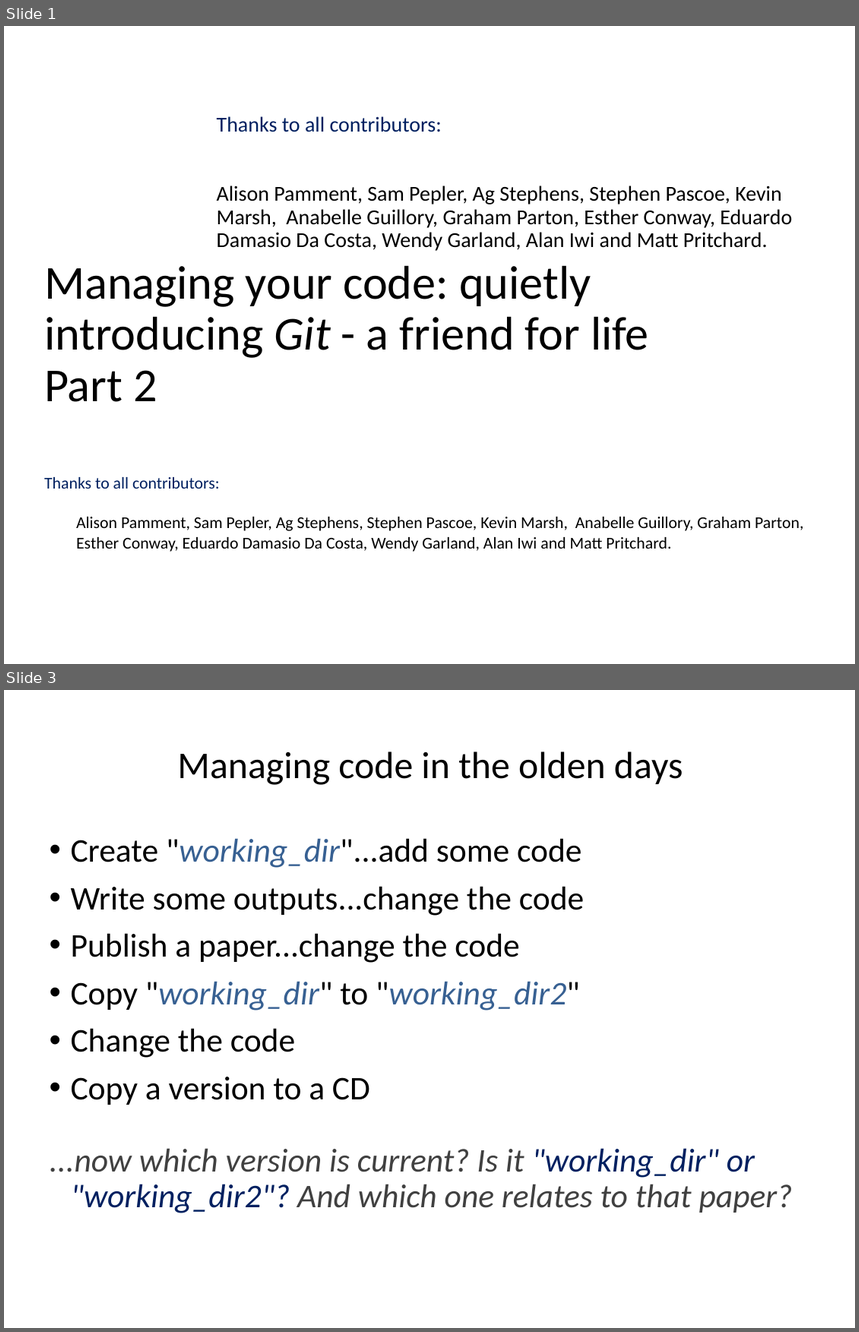
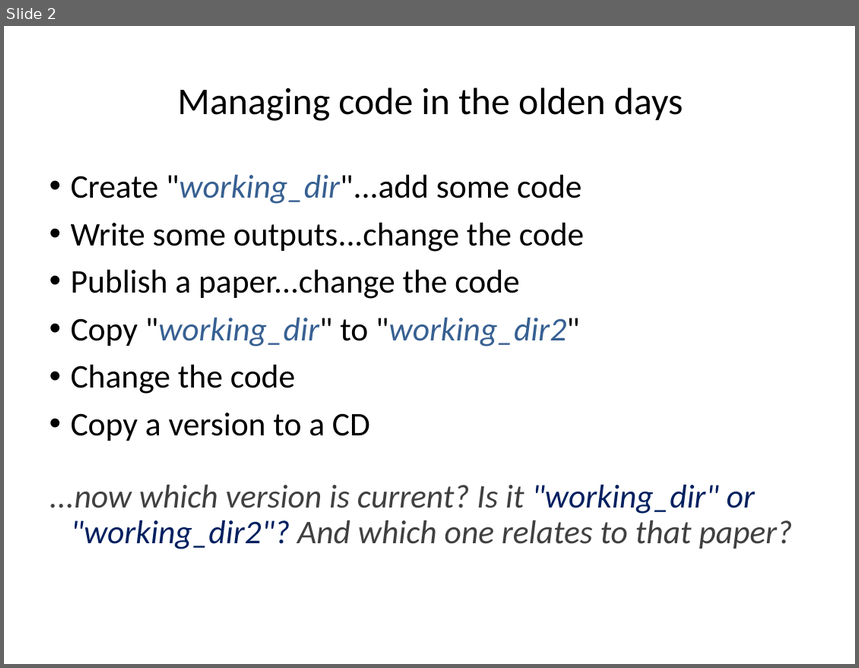
Before and after one commit to ncasuk/ncas-isc, a slide deck: shell/presentations/02_git2.pptx. Shown one above the other, each under a label of ours: slides 1 and 3 before the commit, slide 2 after it; the slides between them are not shown. The pictures are 859x1332 and 859x668 pixels, drawn with LibreOffice and Linux fonts; fonts in the diff are those of the drawing; background and template pictures are left out. Boxes give left, top, right and bottom in pixels: in the first picture for what was removed or moved away, otherwise in the second. Text is boxed around its words. In the diff, an @@ line names an element or a change of style, - is before the commit and + after.

```diff
--- a/shell/presentations/02_git2.pptx
+++ b/shell/presentations/02_git2.pptx
@@ slide 1 removed at [4,26,855,664], background picture (left out) @@
@@ subtitle removed at [217,116,792,251] @@
-Thanks to all contributors:
-Alison Pamment, Sam Pepler, Ag Stephens, Stephen Pascoe, Kevin Marsh, Anabelle Guillory, Graham Parton, Esther Conway, Eduardo Damasio Da Costa, Wendy Garland, Alan Iwi and Matt Pritchard.
@@ title removed at [44,265,649,402] @@
-Managing your code: quietly introducing Git - a friend for life
-Part 2
@@ text removed at [44,477,804,552] @@
-Thanks to all contributors:
-Alison Pamment, Sam Pepler, Ag Stephens, Stephen Pascoe, Kevin Marsh, Anabelle Guillory, Graham Parton, Esther Conway, Eduardo Damasio Da Costa, Wendy Garland, Alan Iwi and Matt Pritchard.
@@ what was slide 3 is now slide 2 @@
```
Also in this commit, not shown: 11 slides changed, 5 other files.
